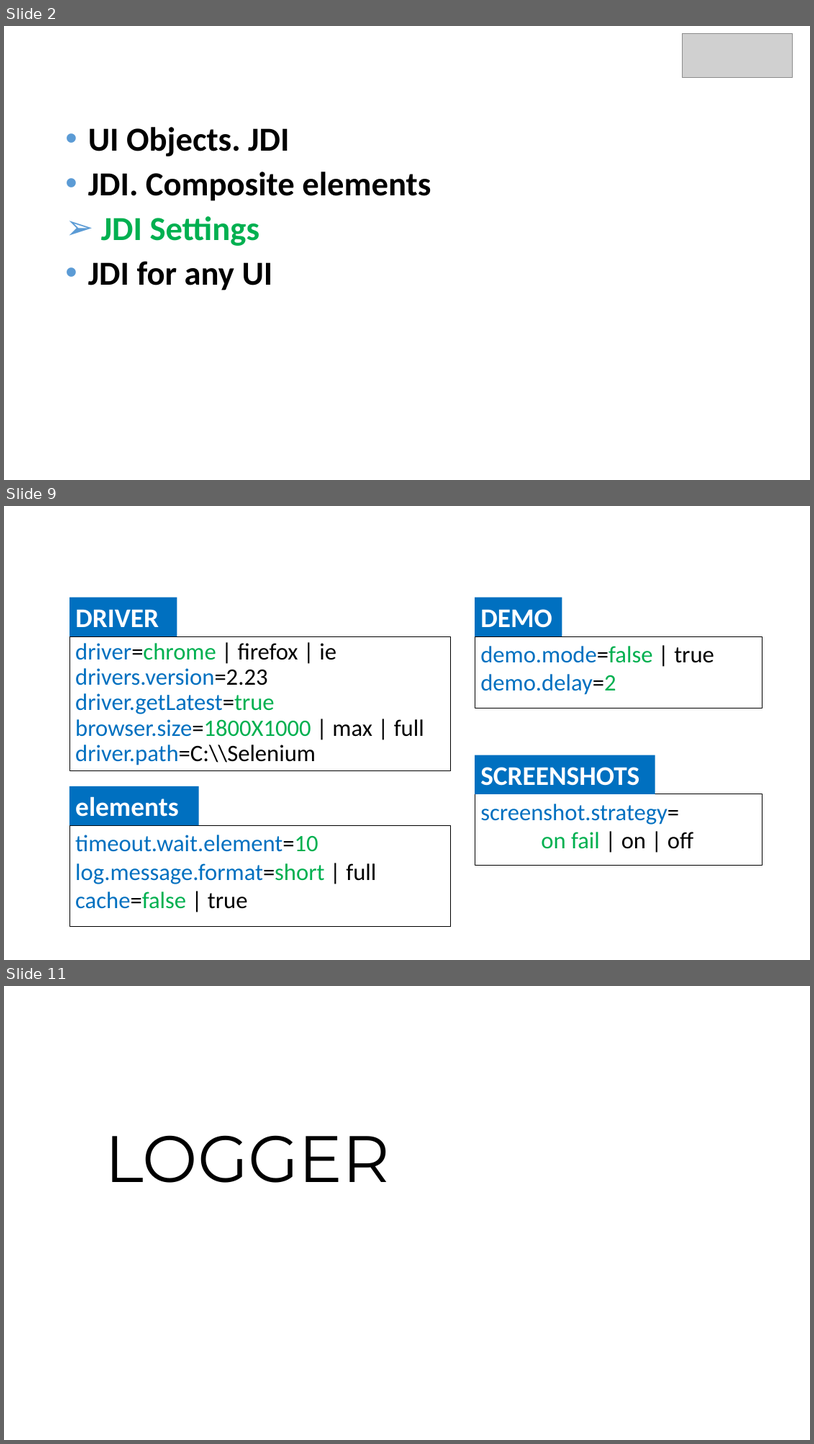
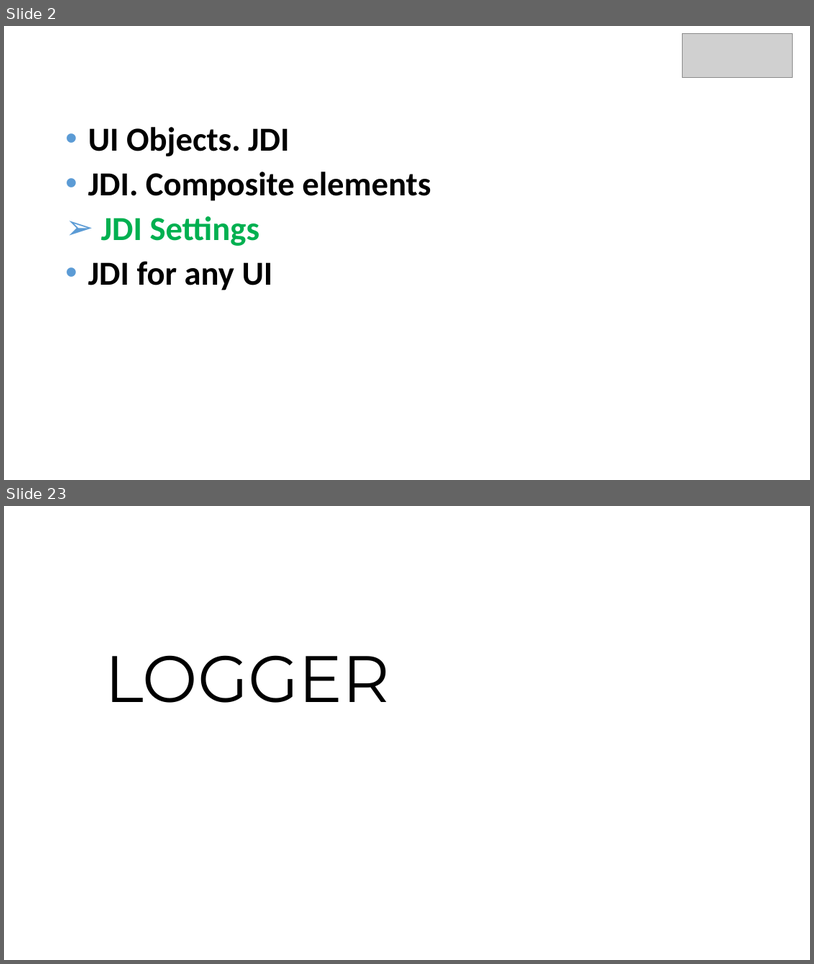
Before and after one commit to epam/JDI, a slide deck: 8 JDI Settings.pptx. Shown one above the other, each under a label of ours: slides 2, 9 and 11 before the commit, slides 2 and 23 after it; the slides between them are not shown. The pictures are 814x1444 and 814x964 pixels, drawn with LibreOffice and Linux fonts; fonts in the diff are those of the drawing; grey boxes stand for pictures; background and template pictures are left out. Boxes give left, top, right and bottom in pixels: in the first picture for what was removed or moved away, otherwise in the second. Text is boxed around its words. In the diff, an @@ line names an element or a change of style, - is before the commit and + after.

```diff
--- a/8 JDI Settings.pptx
+++ b/8 JDI Settings.pptx
@@ slide 9 removed at [4,506,810,960], background #FFFFFF @@
@@ text removed at [16,520,810,569] @@
-SETTINGS
@@ rectangle removed at [70,597,177,636] @@
-DRIVER
@@ rectangle removed at [476,597,563,636] @@
-DEMO
@@ rectangle removed at [70,636,451,770] @@
-driver=chrome | firefox | ie
-drivers.version=2.23
-driver.getLatest=true
-browser.size=1800X1000 | max | full
-driver.path=C:\\Selenium
@@ rectangle removed at [476,636,763,708] @@
-demo.mode=false | true
-demo.delay=2
@@ rectangle removed at [476,754,656,794] @@
-SCREENSHOTS
@@ rectangle removed at [70,786,199,826] @@
-elements
@@ rectangle removed at [476,794,763,865] @@
-screenshot.strategy=
-on fail | on | off
@@ rectangle removed at [70,826,451,927] @@
-timeout.wait.element=10
-log.message.format=short | full
-cache=false | true
@@ page number removed at [574,926,756,951] @@
-9
@@ what was slide 11 is now slide 23 @@
```
Also in this commit, not shown: 12 slides changed, 13 slides added, 4 other slides removed.
